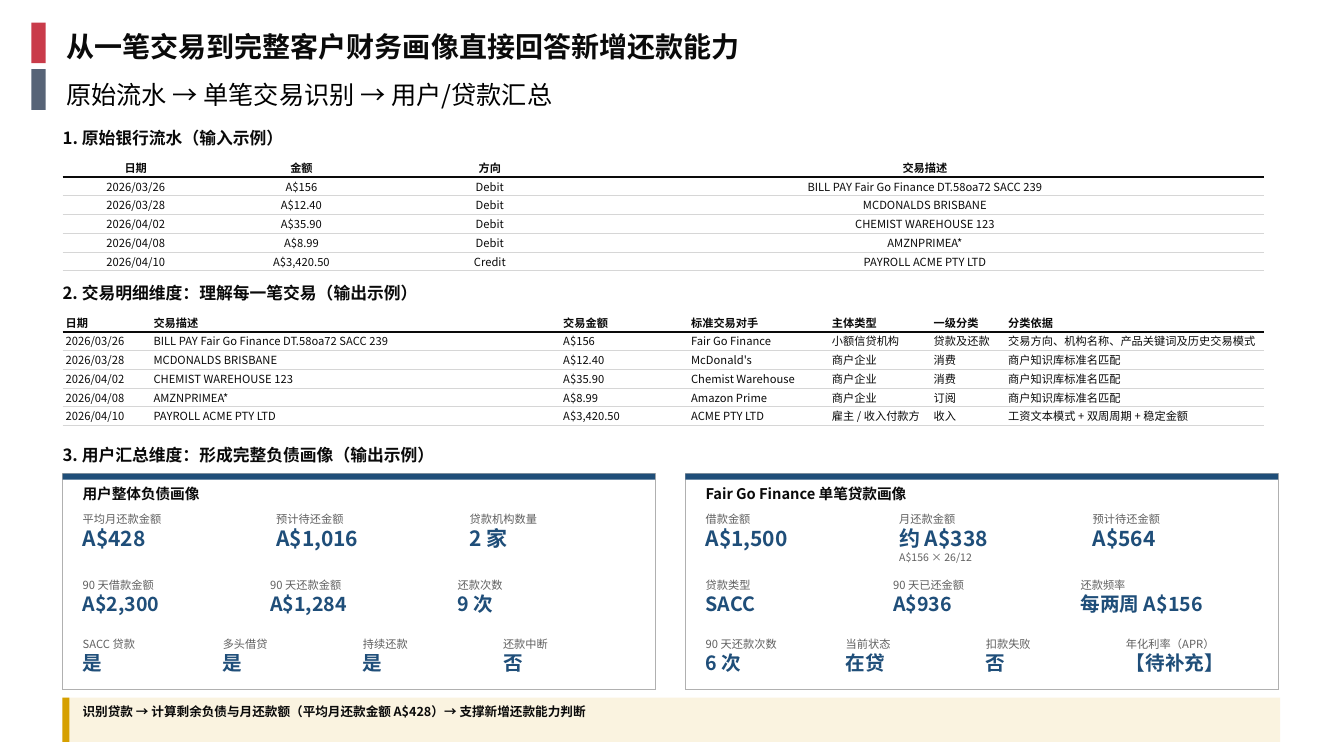
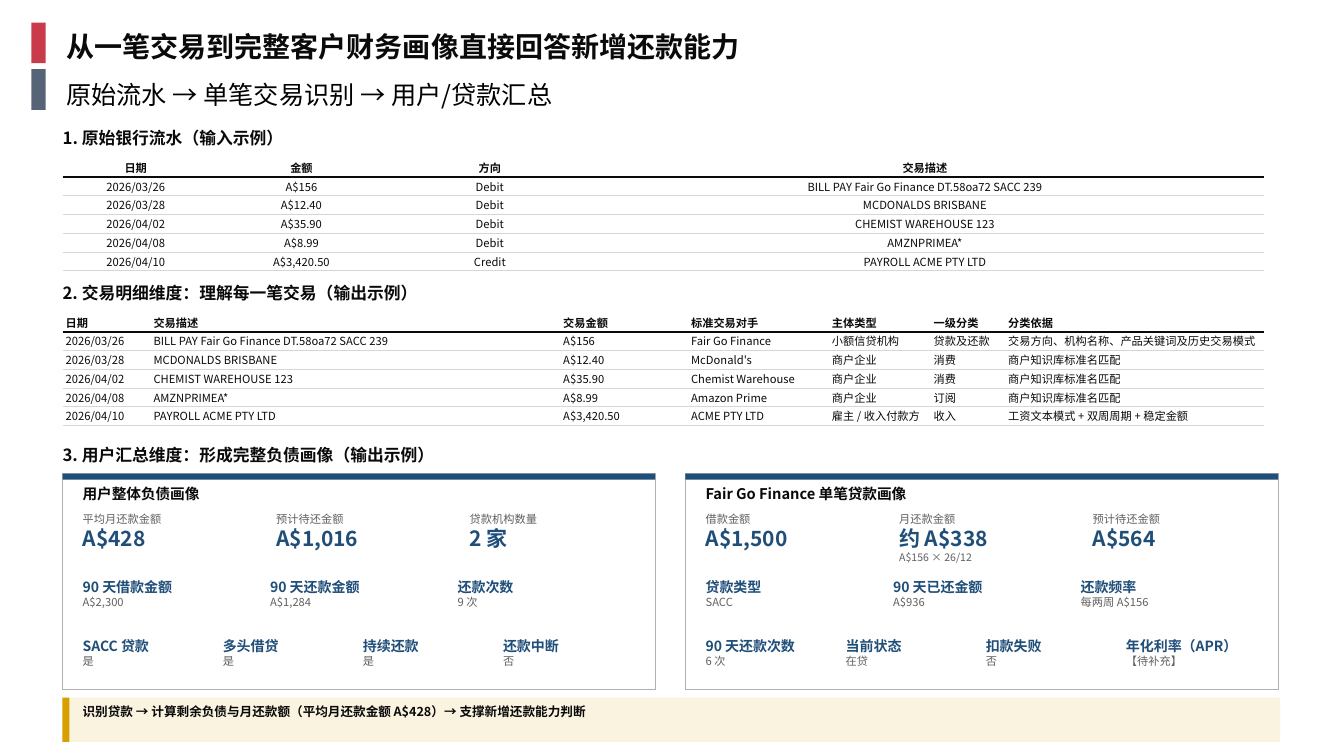
Before and after one commit to EliamZhang/AI-report-materials---August-13th, a slide deck: slide 2 of 银行流水分享_V1.8.pptx. Drawn at 1344x756 pixels with LibreOffice and Linux fonts; fonts in the diff are those of the drawing; background and template pictures are left out. Boxes give left, top, right and bottom in pixels: in the first picture for what was removed or moved away, otherwise in the second. Text is boxed around its words. In the diff, an @@ line names an element or a change of style, - is before the commit and + after.

Commit message:
银行流水分享 V1.8：画像区指标块改为指标名为主角（10pt 粗深蓝 + 8pt 灰数值），修复指标块叠加重叠

```diff
--- a/银行流水分享_V1.8.pptx
+++ b/银行流水分享_V1.8.pptx
@@ text "90 天借款金额" at [83,580,172,608]: size 8 to 10 pt, text colour #606060 to #1F4E79, bold on in "90 天借款金额"; size 14 to 8 pt, text colour #1F4E79 to #606060, bold off in "A$2,300" @@
@@ text "90 天还款金额" at [270,580,360,608]: size 8 to 10 pt, text colour #606060 to #1F4E79, bold on in "90 天还款金额"; size 14 to 8 pt, text colour #1F4E79 to #606060, bold off in "A$1,284" @@
@@ text "还款次数" at [458,580,514,607]: size 8 to 10 pt, text colour #606060 to #1F4E79, bold on in "还款次数"; size 14 to 8 pt, text colour #1F4E79 to #606060, bold off in "9 次" @@
@@ text "贷款类型" at [706,580,762,606]: size 8 to 10 pt, text colour #606060 to #1F4E79, bold on in "贷款类型"; size 14 to 8 pt, text colour #1F4E79 to #606060, bold off in "SACC" @@
@@ text "90 天已还金额" at [893,580,983,607]: size 8 to 10 pt, text colour #606060 to #1F4E79, bold on in "90 天已还金额"; size 14 to 8 pt, text colour #1F4E79 to #606060, bold off in "A$936" @@
@@ text "还款频率" at [1081,578,1149,608]: size 8 to 10 pt, text colour #606060 to #1F4E79, bold on in "还款频率"; size 14 to 8 pt, text colour #1F4E79 to #606060, bold off in "每两周 A$156" @@
@@ text "SACC 贷款" at [83,637,149,655]: size 8 to 10 pt, text colour #606060 to #1F4E79, bold on in "SACC 贷款"; size 14 to 8 pt, text colour #1F4E79 to #606060, bold off in "是" @@
@@ text "多头借贷" at [223,639,279,666]: size 8 to 10 pt, text colour #606060 to #1F4E79, bold on in "多头借贷"; size 14 to 8 pt, text colour #1F4E79 to #606060, bold off in "是" @@
@@ text "持续还款" at [363,639,419,666]: size 8 to 10 pt, text colour #606060 to #1F4E79, bold on in "持续还款"; size 14 to 8 pt, text colour #1F4E79 to #606060, bold off in "是" @@
@@ text "还款中断" at [503,639,559,666]: size 8 to 10 pt, text colour #606060 to #1F4E79, bold on in "还款中断"; size 14 to 8 pt, text colour #1F4E79 to #606060, bold off in "否" @@
@@ text "90 天还款次数" at [706,639,795,666]: size 8 to 10 pt, text colour #606060 to #1F4E79, bold on in "90 天还款次数"; size 14 to 8 pt, text colour #1F4E79 to #606060, bold off in "6 次" @@
@@ text "当前状态" at [846,639,902,652]: size 8 to 10 pt, text colour #606060 to #1F4E79, bold on in "当前状态"; size 14 to 8 pt, text colour #1F4E79 to #606060, bold off in "在贷" @@
@@ text "扣款失败" at [986,639,1042,666]: size 8 to 10 pt, text colour #606060 to #1F4E79, bold on in "扣款失败"; size 14 to 8 pt, text colour #1F4E79 to #606060, bold off in "否" @@
@@ text "年化利率（APR）" at [1126,639,1237,666]: size 8 to 10 pt, text colour #606060 to #1F4E79, bold on in "年化利率（APR）"; size 14 to 8 pt, text colour #1F4E79 to #606060, bold off in "【待补充】" @@
```
